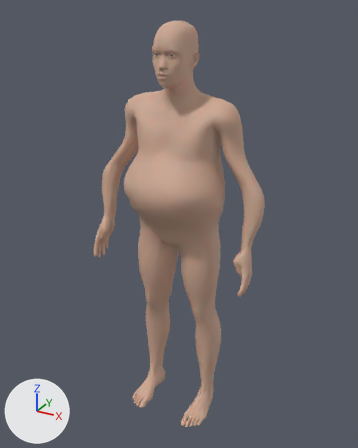
An edit to the Blender file blender/man-model.blend, drawn before and after from the same camera.
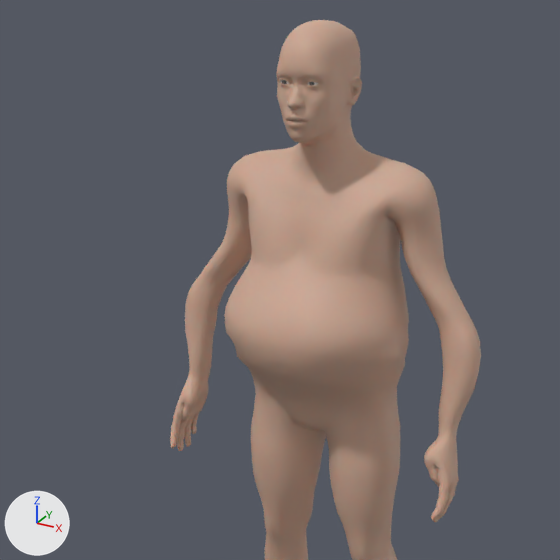
Each version appears first whole from a 50 mm lens placed at (0.935, -1.662, 1.78), pointed at (-0.002, 0.041, 0.928), and next in a close-up on the part from 0% to 86% of the width and 2% to 71% of the height. The axes (+X, +Y, +Z) are drawn at lower left. The lights are the same throughout. The older version's two pictures come first. Both versions are drawn at full value of the shape key 'Waist' of 'firstmodelMesh'; the numbers are the values there.

Objects in the first close-up: 'firstmodelMesh' and 1 more.
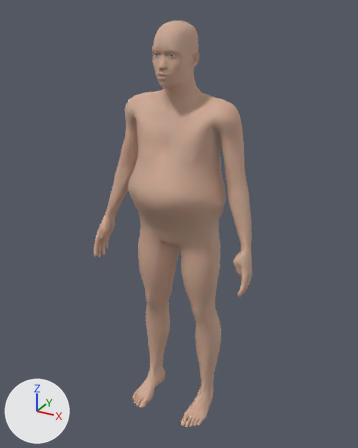
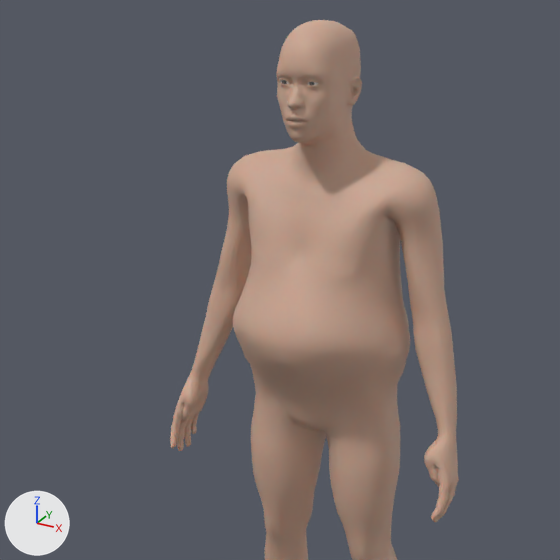
What changed in the scene script:
```text
Change me_firstmodel:
    used by ob_firstmodelmesh; location = (0.0, 0.0, 0.0); rotation_euler = (3.142, 0.0, 0.0), in degrees (180, 0, 0); scale = (0.1, 0.1, 0.1)
    remove me_firstmodel.from_pydata(...)  # 13380 vertices, 13378 faces; spans x -3.8..3.8, y -1.7..1.7, z -17.3..0.0
    add me_firstmodel.from_pydata(...)  # 13380 vertices, 13378 faces; spans x -3.7..3.7, y -1.9..1.6, z -17.3..0.0
    me_firstmodel part 1: 1230 of 13380 vertices moved; they spanned x -3.8..3.8, y -1.7..1.7, z -15.4..-9.4 and now span x -3.4..3.4, y -1.9..1.6, z -15.4..-9.4; mean shift (0.0, 0.0, 0.0); largest move (-3.6, 0.0, -11.0) -> (-3.0, 0.0, -11.0)
```

Boxes (x1, y1, x2, y2) around the edits, measured in the close-ups (560 x 560 px; the box of a moved part takes in the faces that stretch with it):
'firstmodelMesh', reshaped: before (170, 20, 481, 560); after (170, 20, 459, 560)
part 1 of me_firstmodel, moved or reshaped: before (185, 234, 481, 432); after (191, 235, 457, 432)
